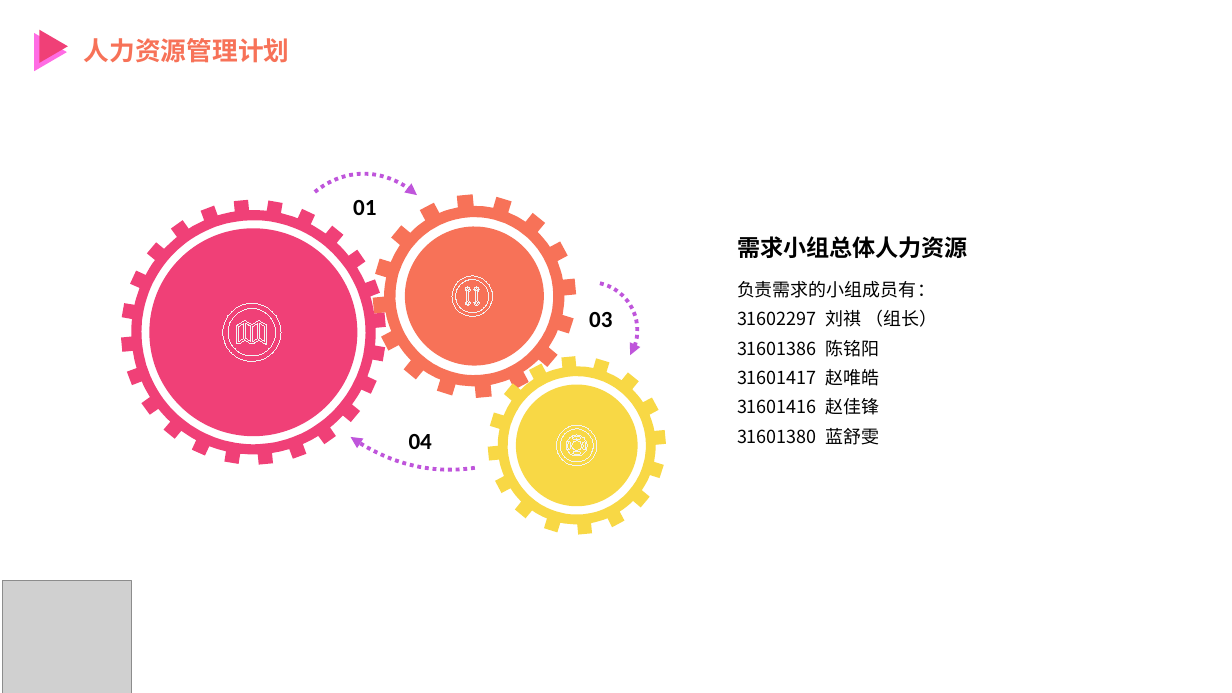
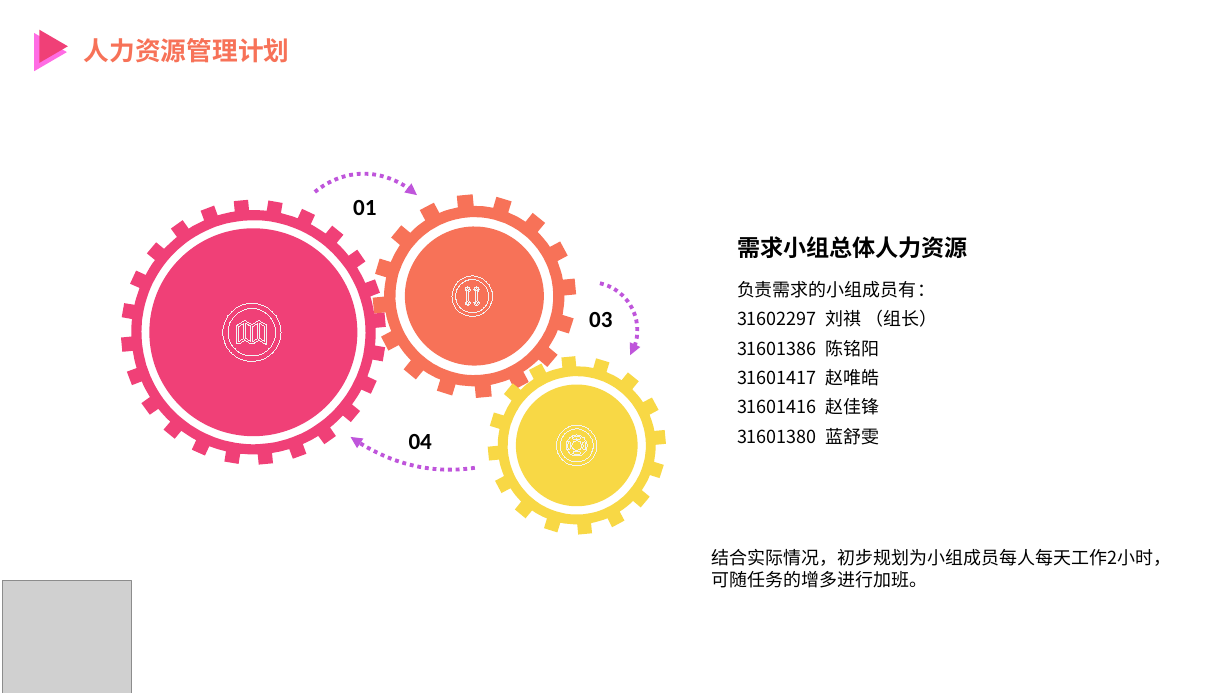
Before and after one commit to PRD2018-G12/Education-Assistant-System, a slide deck: slide 25 of 受控文档/计划/需求工程计划PPT.pptx (slide 26 before the commit). Drawn at 1232x693 pixels with LibreOffice and Linux fonts; fonts in the diff are those of the drawing; grey boxes stand for pictures. Boxes give left, top, right and bottom in pixels: in the first picture for what was removed or moved away, otherwise in the second. Text is boxed around its words. In the diff, an @@ line names an element or a change of style, - is before the commit and + after.

```diff
--- a/受控文档/计划/需求工程计划PPT.pptx
+++ b/受控文档/计划/需求工程计划PPT.pptx
@@ text added at (711, 549, 1171, 588), 14 pt, text #000000 @@
+结合实际情况，初步规划为小组成员每人每天工作2小时，可随任务的增多进行加班。
```
Also in this commit, not shown: 10 other slides changed, 1 slide removed, 4 other files.
